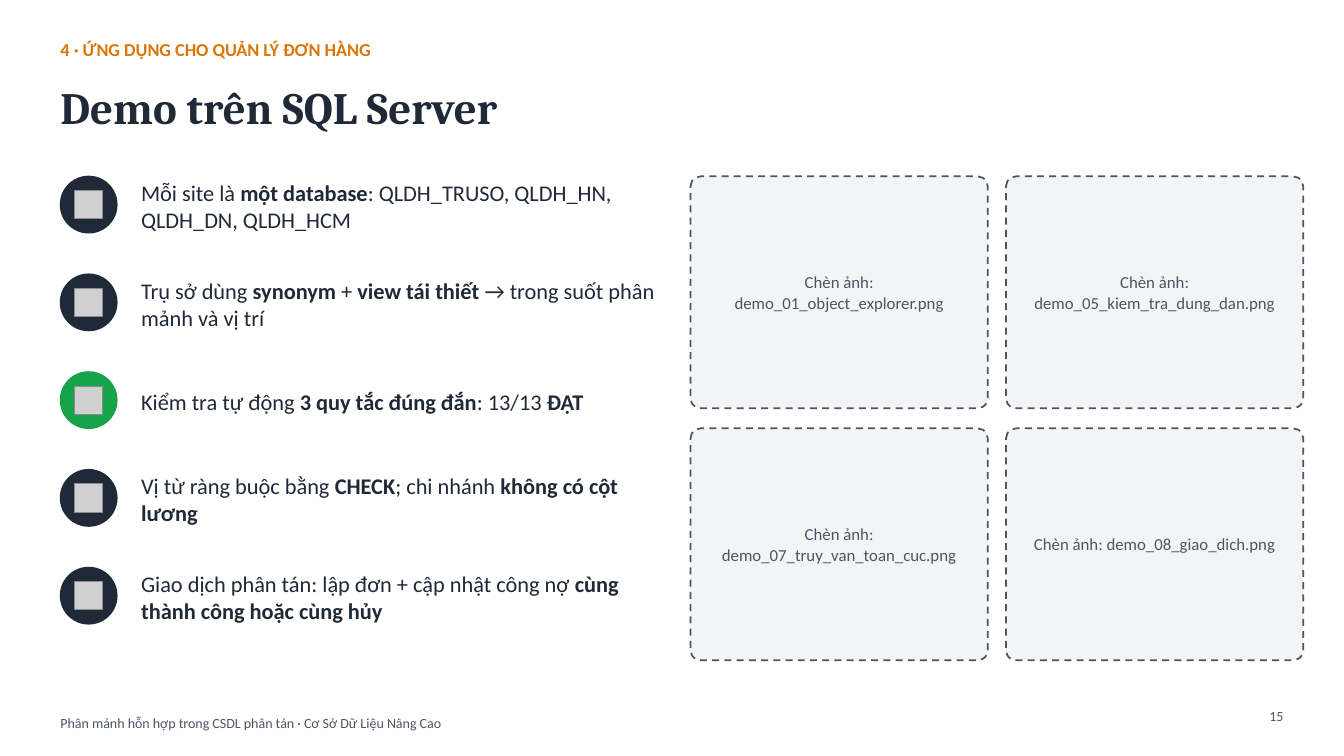
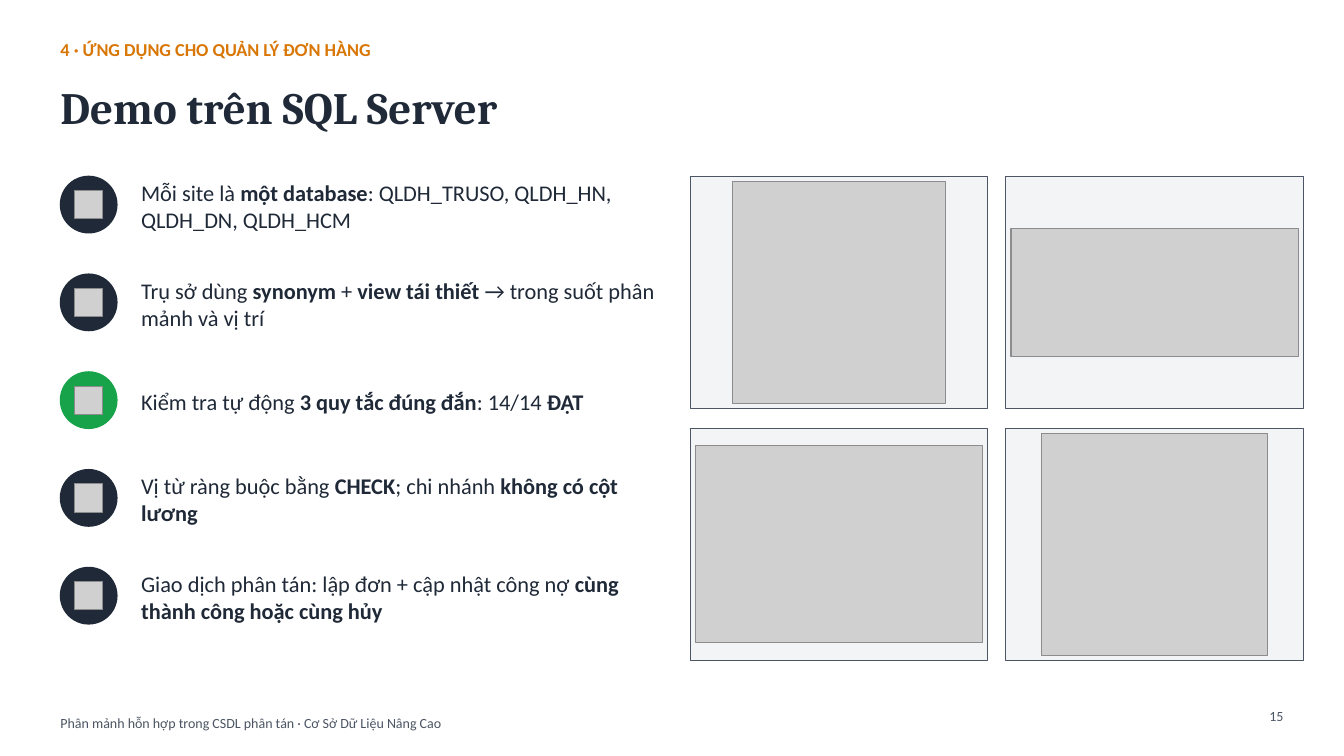
Before and after one commit to LixusThinh/distributed-db-hybrid-fragmentation, a slide deck: slide 15 of slides/Slide_PhanManhHonHop.pptx. Drawn at 1344x756 pixels with LibreOffice and Linux fonts; fonts in the diff are those of the drawing; grey boxes stand for pictures. Boxes give left, top, right and bottom in pixels: in the first picture for what was removed or moved away, otherwise in the second. Text is boxed around its words. In the diff, an @@ line names an element or a change of style, - is before the commit and + after.

Commit message:
Chay demo, them anh SSMS

```diff
--- a/slides/Slide_PhanManhHonHop.pptx
+++ b/slides/Slide_PhanManhHonHop.pptx
@@ picture added at (x1=733, y1=181, x2=946, y2=403) @@
@@ picture added at (x1=1011, y1=229, x2=1299, y2=357) @@
@@ text removed at (x1=735, y1=276, x2=944, y2=312) @@
-Chèn ảnh: demo_01_object_explorer.png
@@ text removed at (x1=1034, y1=276, x2=1274, y2=312) @@
-Chèn ảnh: demo_05_kiem_tra_dung_dan.png
@@ text at (x1=141, y1=392, x2=584, y2=414): text changed @@
-Kiểm tra tự động 3 quy tắc đúng đắn: 13/13 ĐẠT
+Kiểm tra tự động 3 quy tắc đúng đắn: 14/14 ĐẠT
@@ picture added at (x1=696, y1=446, x2=983, y2=643) @@
@@ rounded rectangle to rectangle; outline #4B5563 1.25 pt dashed to #4B5563 0.75 pt in 4 elements at (x1=691, y1=176, x2=988, y2=408), (x1=1006, y1=176, x2=1304, y2=408), (x1=691, y1=429, x2=988, y2=660), (x1=1006, y1=429, x2=1304, y2=660) @@
@@ picture added at (x1=1042, y1=434, x2=1267, y2=655) @@
@@ text removed at (x1=722, y1=528, x2=956, y2=564) @@
-Chèn ảnh: demo_07_truy_van_toan_cuc.png
@@ text removed at (x1=1034, y1=538, x2=1275, y2=553) @@
-Chèn ảnh: demo_08_giao_dich.png
```
Also in this commit, not shown: 31 other files.
